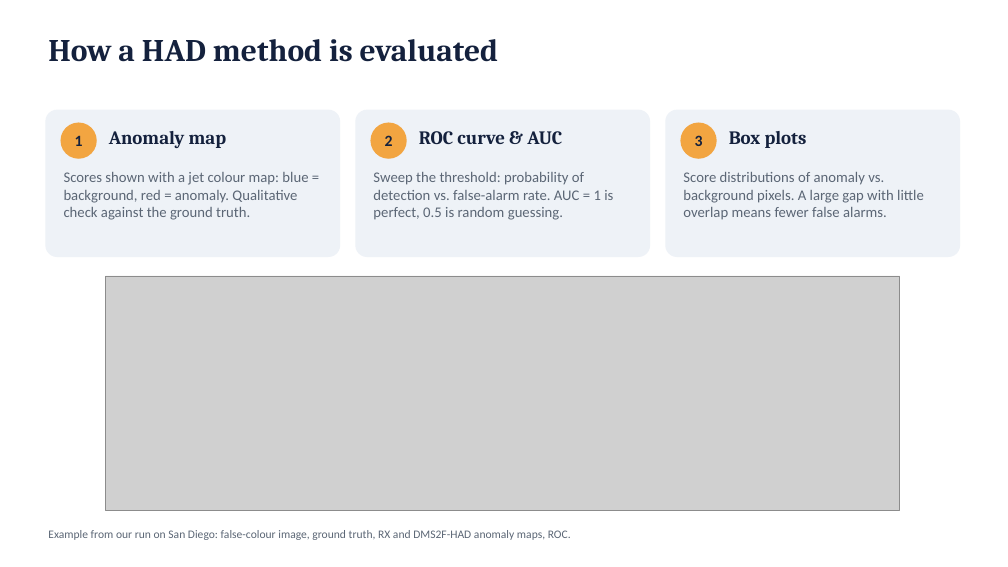
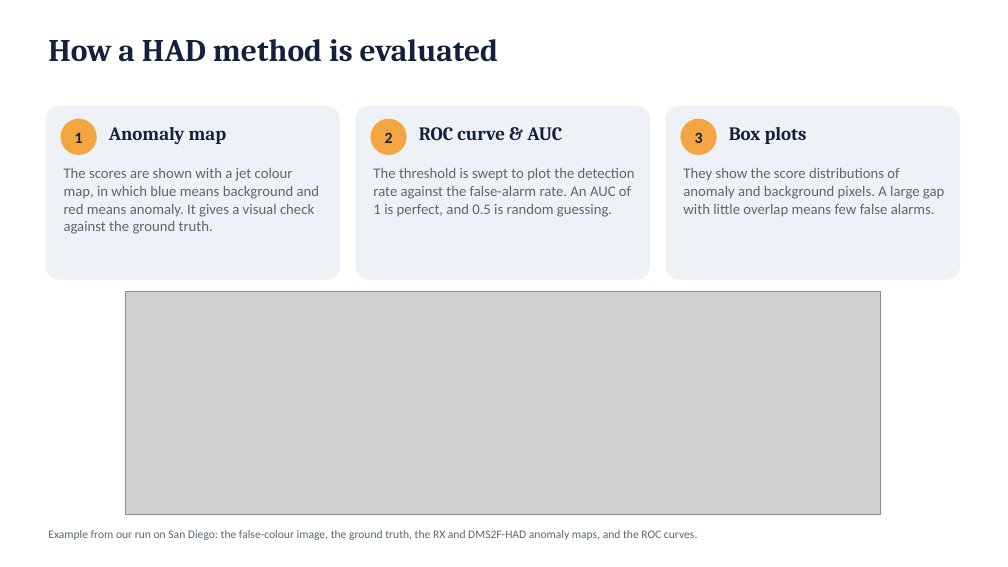
Before and after one commit to SaarthakG-Dtu/Hyperspectral_Anomaly_Detection, a slide deck: slide 5 of presentation/DMS2F-HAD_presentation.pptx. Drawn at 1008x567 pixels with LibreOffice and Linux fonts; fonts in the diff are those of the drawing; grey boxes stand for pictures. Boxes give left, top, right and bottom in pixels: in the first picture for what was removed or moved away, otherwise in the second. Text is boxed around its words. In the diff, an @@ line names an element or a change of style, - is before the commit and + after.

```diff
--- a/presentation/DMS2F-HAD_presentation.pptx
+++ b/presentation/DMS2F-HAD_presentation.pptx
@@ rounded rectangle: place and size @@
-rounded rectangle at <box>45,110,340,257</box>
+rounded rectangle at <box>45,106,340,280</box>
@@ rounded rectangle: place and size @@
-rounded rectangle at <box>355,110,650,257</box>
+rounded rectangle at <box>355,106,650,280</box>
@@ rounded rectangle: place and size @@
-rounded rectangle at <box>665,110,960,257</box>
+rounded rectangle at <box>665,106,960,280</box>
@@ 3 ellipses, 3 texts: place and size @@
-3 ellipses, 3 texts at <box>60,123,807,159</box>
+3 ellipses, 3 texts at <box>60,119,807,155</box>
@@ text at <box>64,168,320,234</box>: text changed @@
-Scores shown with a jet colour map: blue = background, red = anomaly. Qualitative check against the ground truth.
+The scores are shown with a jet colour map, in which blue means background and red means anomaly. It gives a visual check against the ground truth.
@@ text at <box>373,168,635,217</box>: text changed @@
-Sweep the threshold: probability of detection vs. false-alarm rate. AUC = 1 is perfect, 0.5 is random guessing.
+The threshold is swept to plot the detection rate against the false-alarm rate. An AUC of 1 is perfect, and 0.5 is random guessing.
@@ text at <box>683,168,944,217</box>: text changed @@
-Score distributions of anomaly vs. background pixels. A large gap with little overlap means fewer false alarms.
+They show the score distributions of anomaly and background pixels. A large gap with little overlap means few false alarms.
@@ picture: place and size @@
-picture at <box>106,276,900,510</box>
+picture at <box>125,291,881,514</box>
@@ text at <box>48,530,697,540</box>: text changed @@
-Example from our run on San Diego: false-colour image, ground truth, RX and DMS2F-HAD anomaly maps, ROC.
+Example from our run on San Diego: the false-colour image, the ground truth, the RX and DMS2F-HAD anomaly maps, and the ROC curves.
```
Also in this commit, not shown: 23 other slides changed, 1 slide added, 17 other files.
